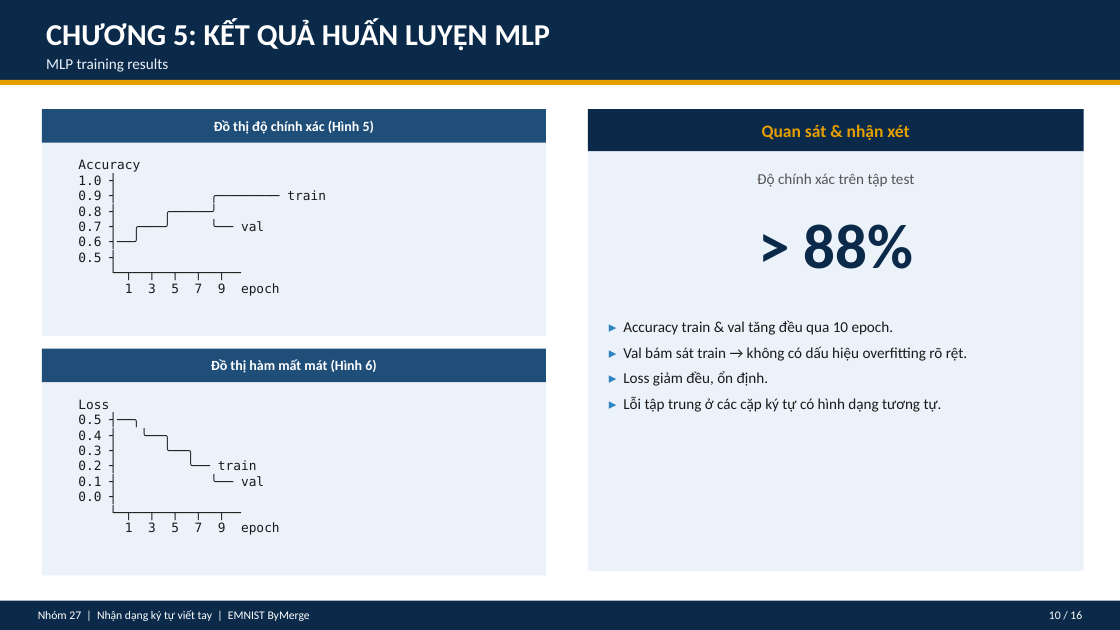
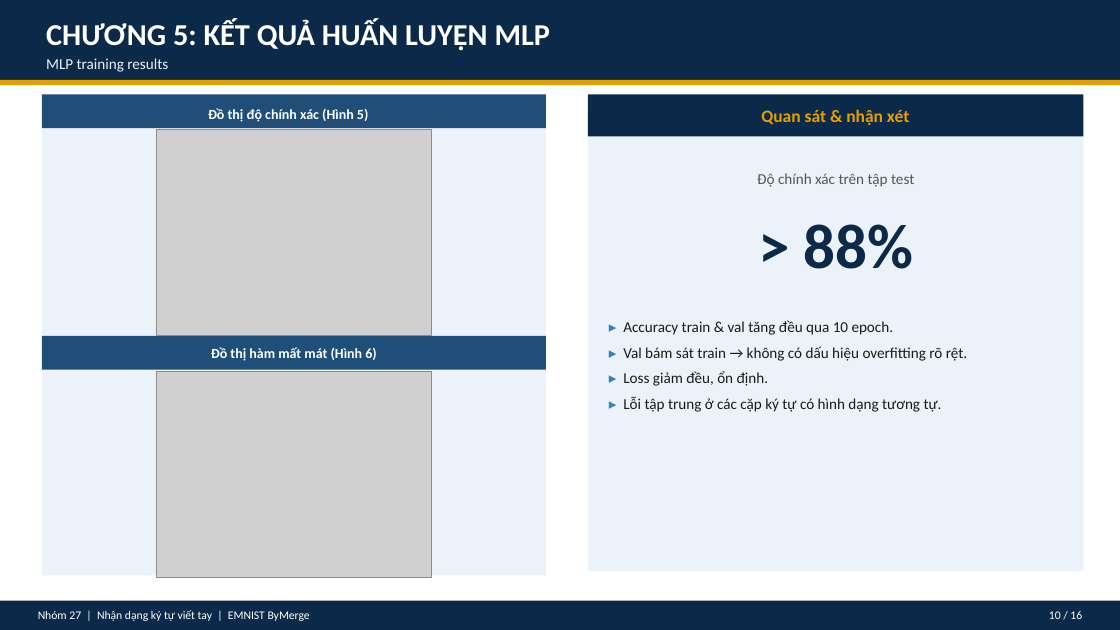
Before and after one commit to LuminNguyen0402/Character-recognition-PTIT, a slide deck: slide 10 of Slide_NhanDangKyTuVietTay.pptx. Drawn at 1120x630 pixels with LibreOffice and Linux fonts; fonts in the diff are those of the drawing; grey boxes stand for pictures. Boxes give left, top, right and bottom in pixels: in the first picture for what was removed or moved away, otherwise in the second. Text is boxed around its words. In the diff, an @@ line names an element or a change of style, - is before the commit and + after.

```diff
--- a/Slide_NhanDangKyTuVietTay.pptx
+++ b/Slide_NhanDangKyTuVietTay.pptx
@@ text "Đồ thị độ chính xác ...": place and size @@
-text "Đồ thị độ chính xác ..." at box(214, 120, 374, 134)
+text "Đồ thị độ chính xác ..." at box(208, 108, 368, 122)
@@ 3 rectangles, 2 texts: place and size @@
-3 rectangles, 2 texts at box(42, 109, 1084, 382)
+3 rectangles, 2 texts at box(42, 94, 1084, 370)
@@ picture added at box(157, 129, 432, 335) @@
@@ text removed at box(78, 159, 326, 296) @@
-Accuracy
-1.0 ┤
-0.9 ┤ ╭──────── train
-0.8 ┤ ╭─────╯
-0.7 ┤ ╭───╯ ╰── val
-0.6 ┤──╯
-0.5 ┤
-└─┬──┬──┬──┬──┬──
-1 3 5 7 9 epoch
@@ picture added at box(157, 372, 432, 578) @@
@@ text removed at box(78, 399, 280, 535) @@
-Loss
-0.5 ┤──╮
-0.4 ┤ ╰──╮
-0.3 ┤ ╰──╮
-0.2 ┤ ╰── train
-0.1 ┤ ╰── val
-0.0 ┤
-└─┬──┬──┬──┬──┬──
-1 3 5 7 9 epoch
```
Also in this commit, not shown: 6 other slides changed, 2 other files.
